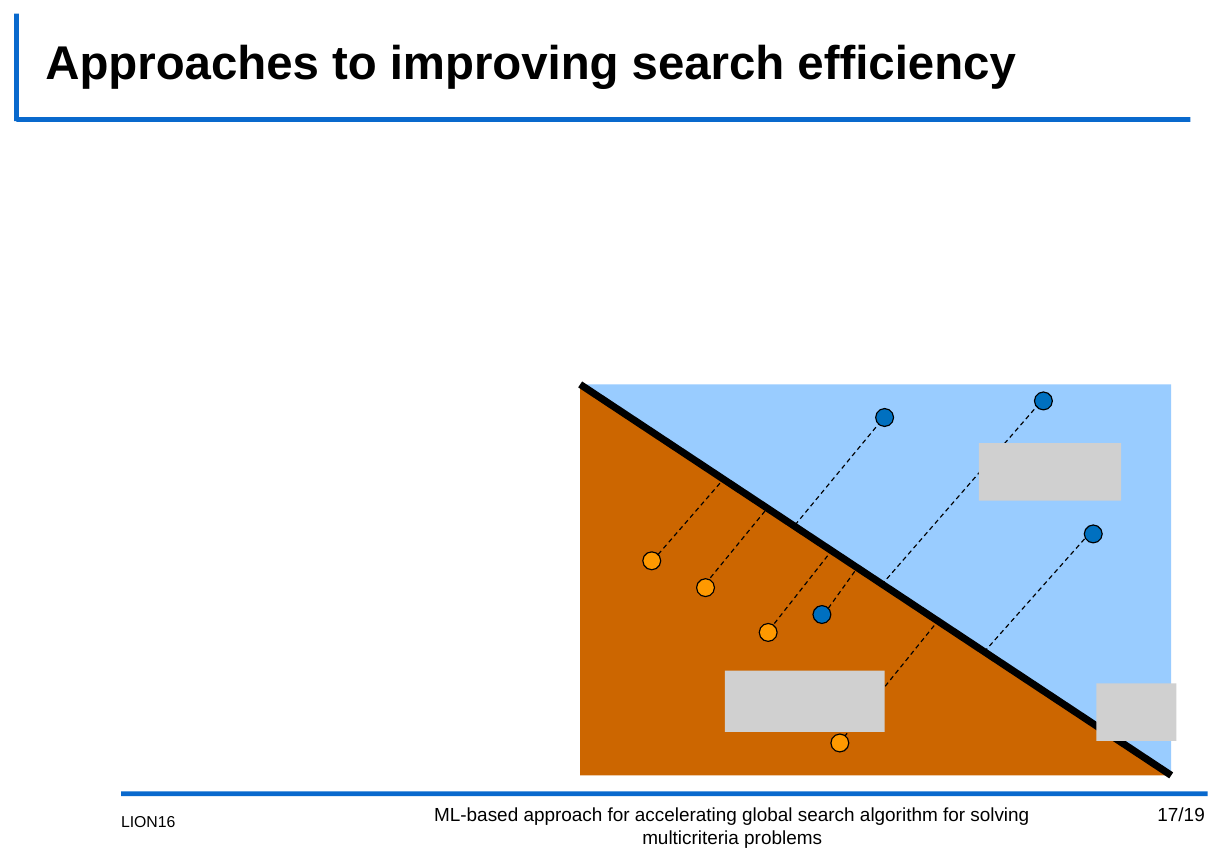
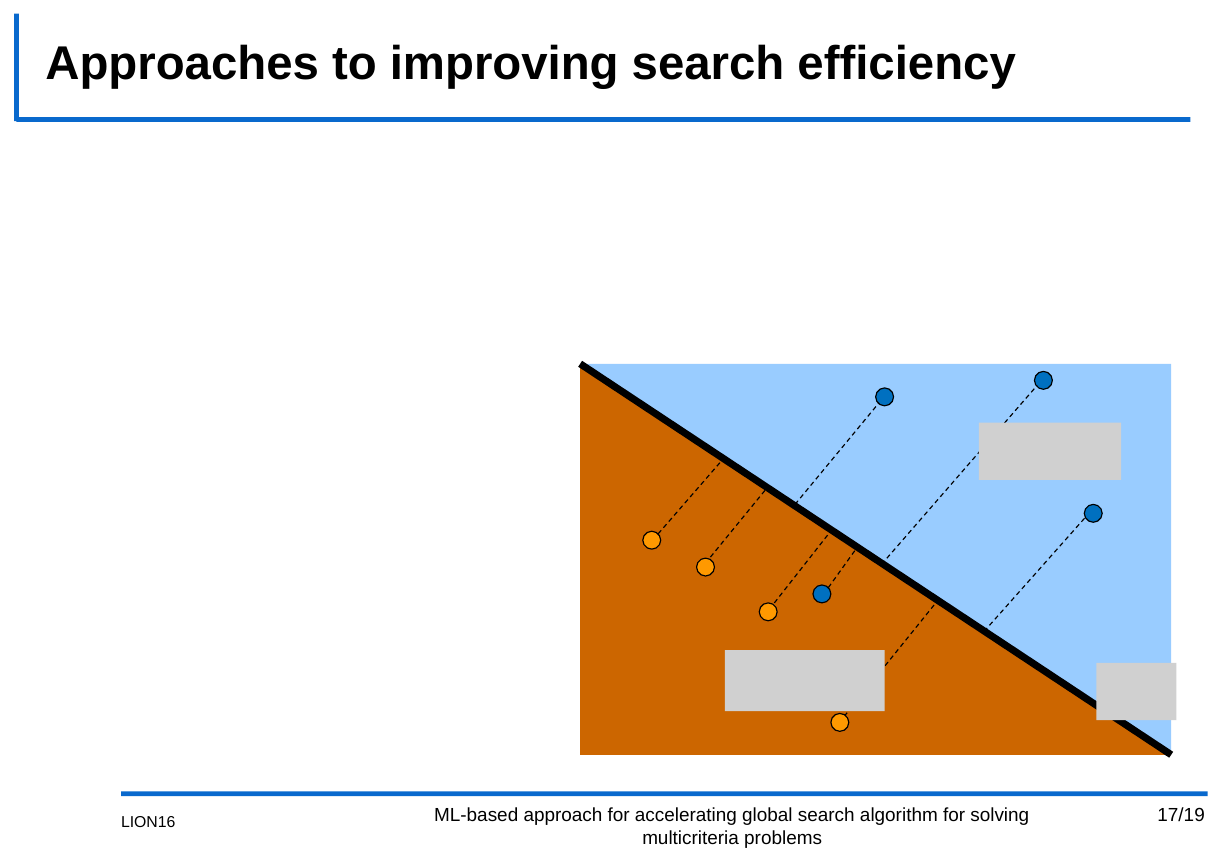
Before and after one commit to kabarkalov/GlobOptPapers, a slide deck: slide 17 of 2022/LION/LION16.pptx. Drawn at 1232x853 pixels with LibreOffice and Linux fonts; fonts in the diff are those of the drawing; grey boxes stand for pictures; background and template pictures are left out. Boxes give left, top, right and bottom in pixels: in the first picture for what was removed or moved away, otherwise in the second. Text is boxed around its words. In the diff, an @@ line names an element or a change of style, - is before the commit and + after.

```diff
--- a/2022/LION/LION16.pptx
+++ b/2022/LION/LION16.pptx
@@ 9 lines, 8 ellipses, 3 pictures, 2 right triangles: place and size @@
-9 lines, 8 ellipses, 3 pictures, 2 right triangles at bbox=[580, 385, 1177, 776]
+9 lines, 8 ellipses, 3 pictures, 2 right triangles at bbox=[580, 364, 1177, 755]
```
Also in this commit, not shown: 11 other slides changed.
